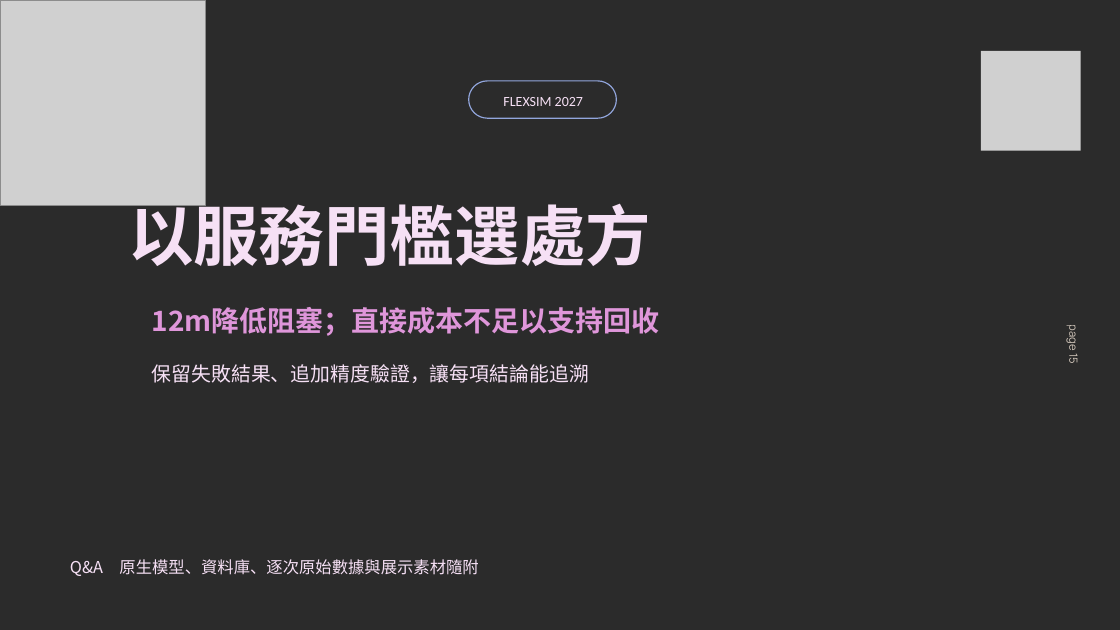
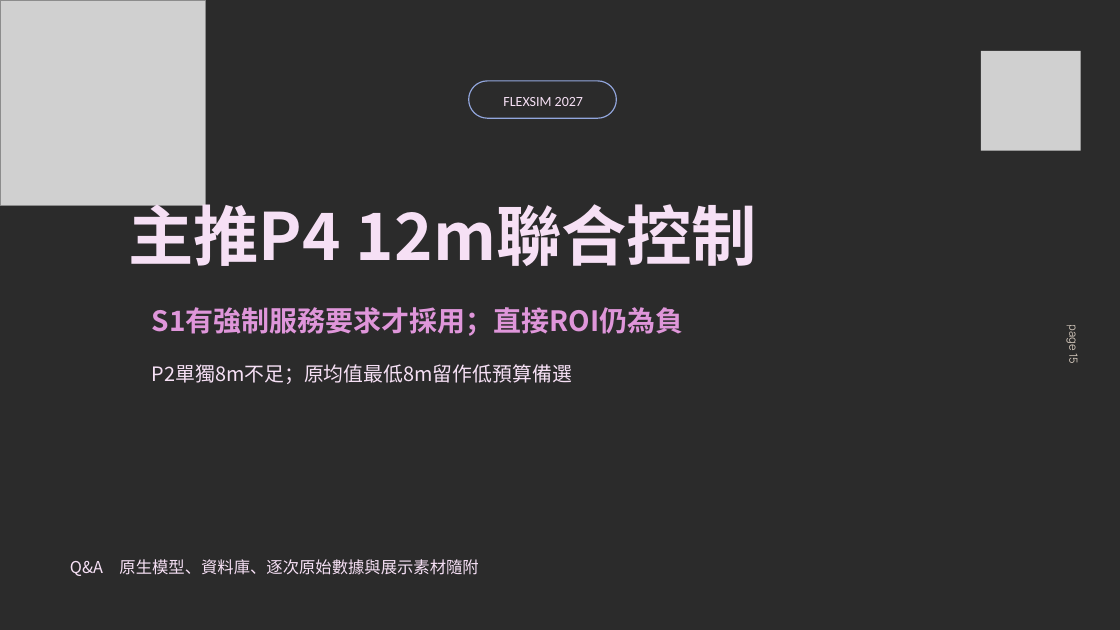
Before and after one commit to JRYTW/flexsim-circular-logistics-digital-twin, a slide deck: slide 15 of 重點檔案/01_成果簡報.pptx. Drawn at 1120x630 pixels with LibreOffice and Linux fonts; fonts in the diff are those of the drawing; grey boxes stand for pictures; background and template pictures are left out; a plain dark background stands for a picture behind light text. Boxes give left, top, right and bottom in pixels: in the first picture for what was removed or moved away, otherwise in the second. Text is boxed around its words. In the diff, an @@ line names an element or a change of style, - is before the commit and + after.

```diff
--- a/重點檔案/01_成果簡報.pptx
+++ b/重點檔案/01_成果簡報.pptx
@@ text at box(128, 194, 757, 266): text changed @@
-以服務門檻選處方
+主推P4 12m聯合控制
@@ text at box(152, 307, 684, 336): text changed @@
-12m降低阻塞；直接成本不足以支持回收
+S1有強制服務要求才採用；直接ROI仍為負
@@ text at box(152, 364, 572, 384): text changed @@
-保留失敗結果、追加精度驗證，讓每項結論能追溯
+P2單獨8m不足；原均值最低8m留作低預算備選
```
Also in this commit, not shown: 5 other slides changed, 2 slides added, 2 slides removed, 19 other files.
